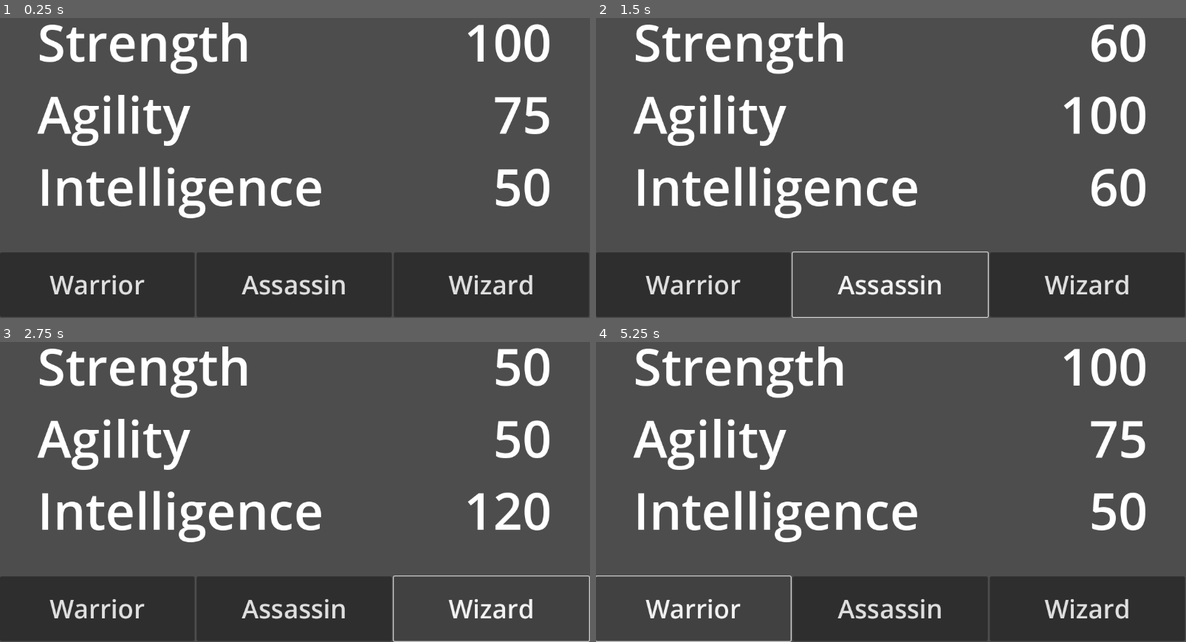
Above: before the commit, frames 1-4 (two rows, left to right).
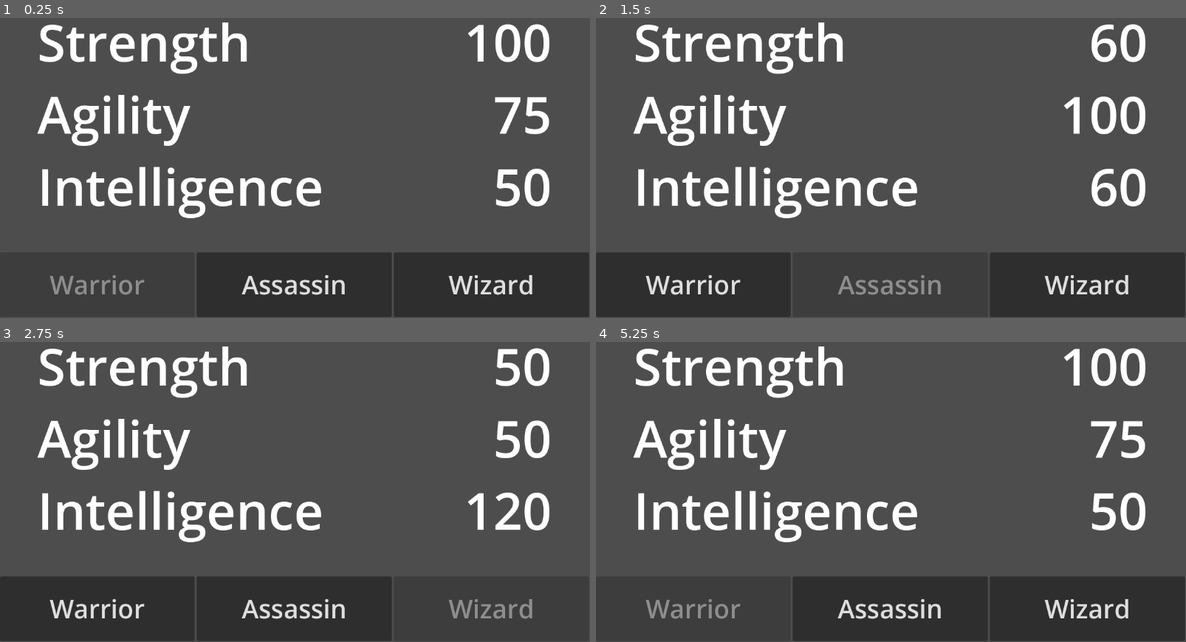
Above: after the commit, the same moments.

Repository: id-ilych/godot01
Game: Godot game, scene res://node_2d.tscn
The game is run twice, just before and just after one commit, with the same random seed, the same clock (stepped at 60 frames per second) and the same inputs.
Inputs (mouse positions are in pixels of both pictures, inside the frame that each line leads up to):
- Up to frame 1 (0.25 s): no input
- Up to frame 2 (1.5 s): click (690, 285) at 0.5 s, where only the run before the commit has a clickable "Warrior"; click "Assassin" at 1.25 s
- Up to frame 3 (2.75 s): click "Wizard" at 2 s
- Up to frame 4 (5.25 s): click "Warrior" at 2.75 s; click "Assassin" at 3.5 s; click "Wizard" at 4.25 s; click "Warrior" at 5 s

The runs differ from the first frame. In frame 1, 0.4% of the frame differs, in the area x 8-25%, y 85-93%; in frame 2, 0.9%, in the area x 33-67%, y 77-100%; in frame 3, 0.8%; in frame 4, 0.8%.

Commit message:
disable selected class button

Diff:
--- a/behaviors/select_class_button.gd
+++ b/behaviors/select_class_button.gd
@@ -4,6 +4,12 @@
 
 @export var target: CharacterClassReference
 var character_class: CharacterClass
+
+func _ready():
+	if target:
+		target.changed.connect(refresh)
+
+	refresh()
 
 func _on_pressed():
 	if target and character_class:
@@ -12,3 +18,8 @@
 func set_character_class(new_class):
 	character_class = new_class
 	text = new_class.name
+	refresh()
+
+func refresh():
+	var selected = target and target.value == character_class
+	disabled = selected
--- a/node_2d.tscn
+++ b/node_2d.tscn
@@ -115,6 +115,7 @@
 [node name="SelectClassButtonTemplate" type="Button" parent="SelectClassMenu"]
 layout_mode = 2
 size_flags_horizontal = 3
+focus_mode = 0
 theme_override_font_sizes/font_size = 50
 text = "Warrior"
 script = ExtResource("6_0cjlj")
